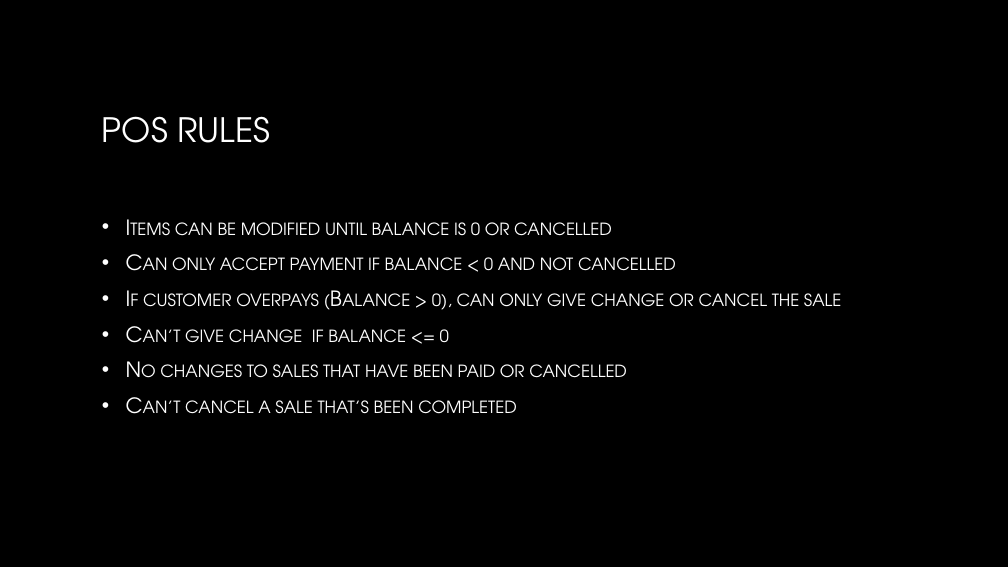
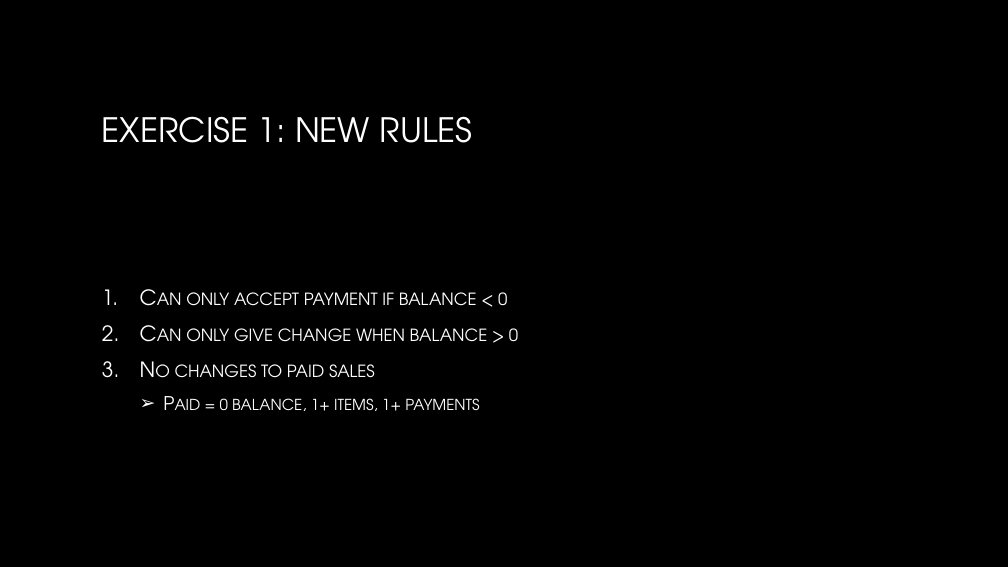
Before and after one commit to scottctr/StateMachineWorkshop, a slide deck: slide 5 of DotNetStateMachines.pptx (slide 3 before the commit). Drawn at 1008x567 pixels with LibreOffice and Linux fonts; fonts in the diff are those of the drawing; background and template pictures are left out. Boxes give left, top, right and bottom in pixels: in the first picture for what was removed or moved away, otherwise in the second. Text is boxed around its words. In the diff, an @@ line names an element or a change of style, - is before the commit and + after.

```diff
--- a/DotNetStateMachines.pptx
+++ b/DotNetStateMachines.pptx
@@ title at <box>102,116,472,143</box>: text changed @@
-POS RULES
+EXERCISE 1: NEW RULES
@@ text at <box>175,292,518,411</box>: text changed @@
-• Items can be modified until balance is 0 or cancelled
-• Can only accept payment if balance < 0 and not cancelled
-• If customer overpays (Balance > 0), can only give change or cancel the sale
-• Can’t give change if balance <= 0
-• No changes to sales that have been paid or cancelled
-• Can’t cancel a sale that’s been completed
+1. Can only accept payment if balance < 0
+2. Can only give change when balance > 0
+3. No changes to paid sales
+  ➢ Paid = 0 balance, 1+ items, 1+ payments
```
Also in this commit, not shown: 2 other slides changed, 20 slides added, 29 other files.
